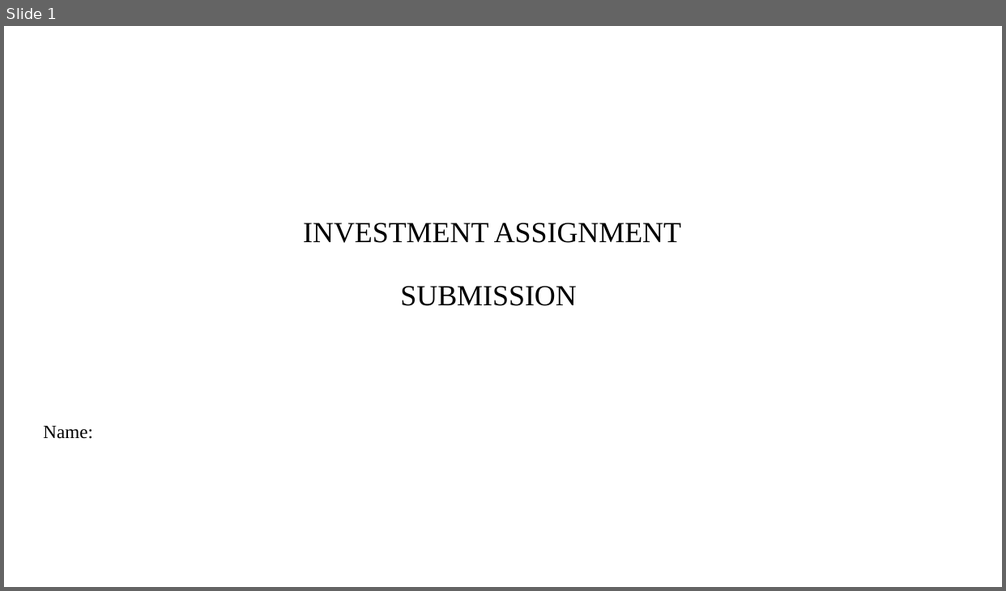
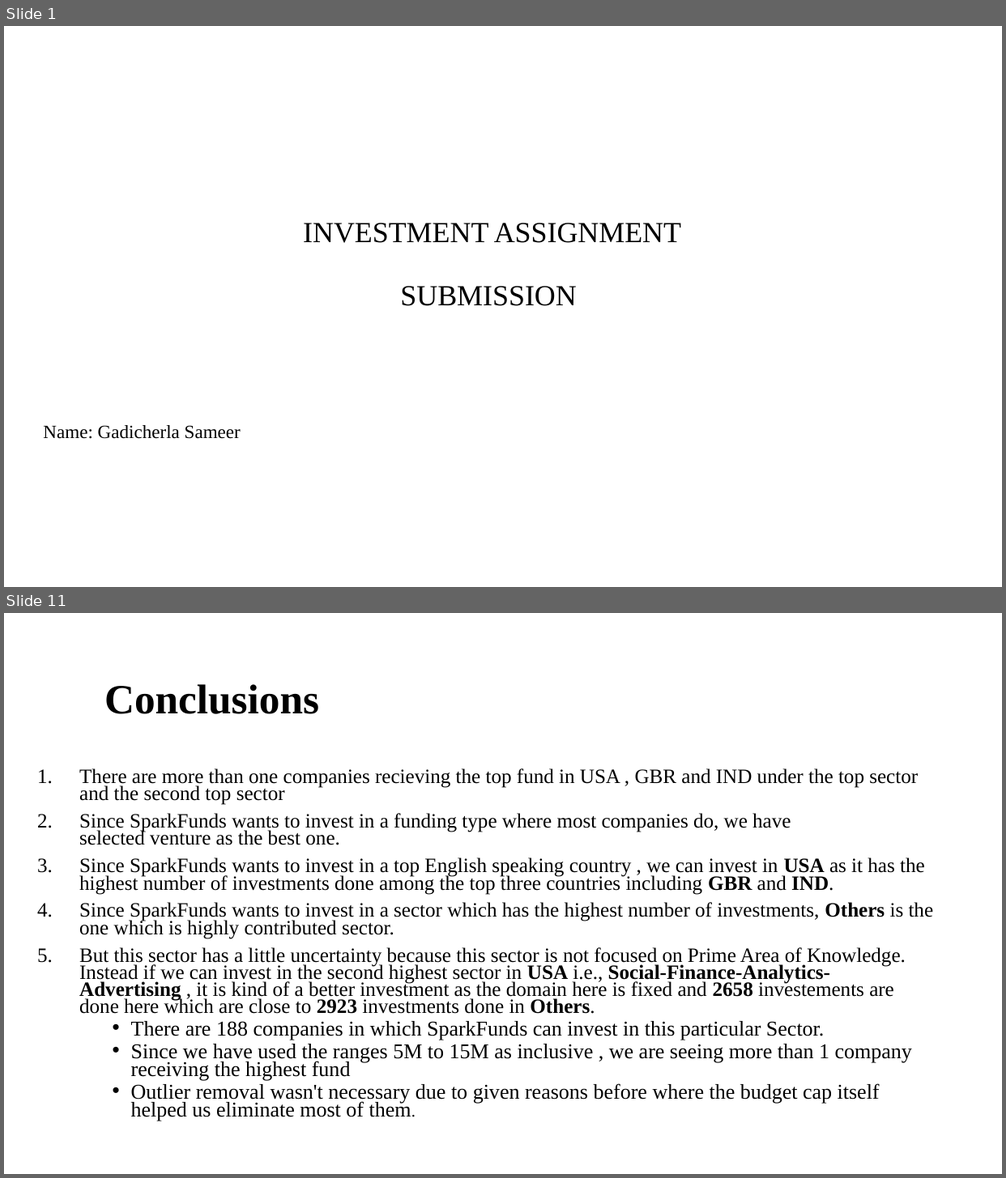
Before and after one commit to sameerg07/EDA_SparkFunds, a slide deck: Data/INVEST.pptx. Shown one above the other, each under a label of ours: slide 1 before the commit, slides 1 and 11 after it; the slides between them are not shown. The pictures are 1006x591 and 1006x1178 pixels, drawn with LibreOffice and Linux fonts; fonts in the diff are those of the drawing; background and template pictures are left out. Boxes give left, top, right and bottom in pixels: in the first picture for what was removed or moved away, otherwise in the second. Text is boxed around its words. In the diff, an @@ line names an element or a change of style, - is before the commit and + after.

```diff
--- a/Data/INVEST.pptx
+++ b/Data/INVEST.pptx
@@ slide 11 added at <box>4,613,1002,1174</box>, background #FFFFFF @@
@@ title added at <box>104,684,319,714</box>, 40 pt, text #000000, bold @@
+Conclusions
@@ text added at <box>79,769,934,1122</box>, 19.6 pt, text #000000 @@
+1. There are more than one companies recieving the top fund in USA , GBR and IND under the top sector and the second top sector
+2. Since SparkFunds wants to invest in a funding type where most companies do, we have selected venture as the best one.
+3. Since SparkFunds wants to invest in a top English speaking country , we can invest in USA as it has the highest number of investments done among the top three countries including GBR and IND.
+4. Since SparkFunds wants to invest in a sector which has the highest number of investments, Others is the one which is highly contributed sector.
+5. But this sector has a little uncertainty because this sector is not focused on Prime Area of Knowledge. Instead if we can invest in the second highest sector in USA i.e., Social-Finance-Analytics-Advertising , it is kind of a better investment as the domain here is fixed and 2658 investements are done here which are close to 2923 investments done in Others.
+    • There are 188 companies in which SparkFunds can invest in this particular Sector.
+    • Since we have used the ranges 5M to 15M as inclusive , we are seeing more than 1 company receiving the highest fund
+    • Outlier removal wasn't necessary due to given reasons before where the budget cap itself helped us eliminate most of them.
@@ slide 1 changed as well @@
@@ subtitle at <box>43,425,241,439</box>: text changed @@
-Name:
+Name: Gadicherla Sameer
```
Also in this commit, not shown: 9 other slides added, 9 slides removed, 4 other files.
